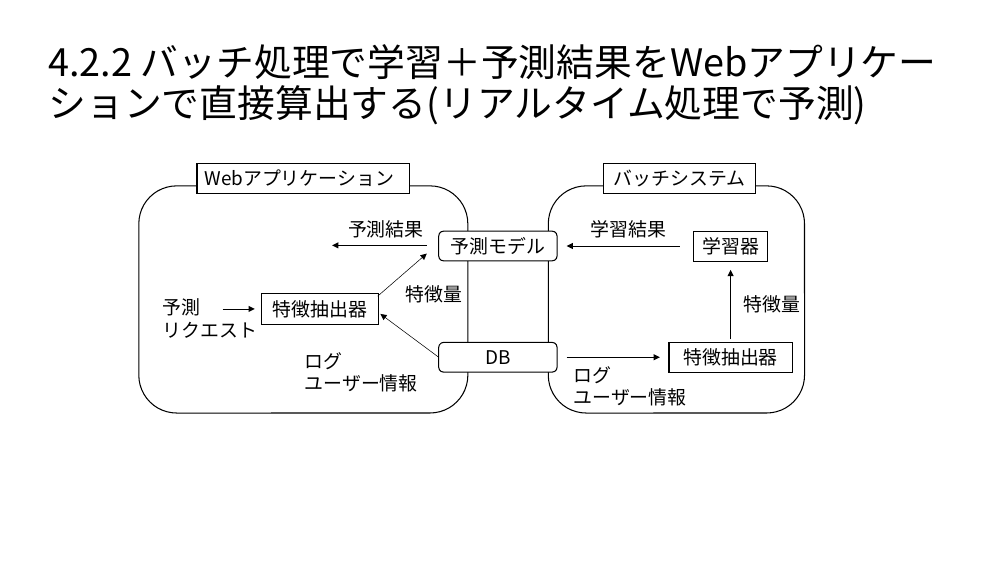
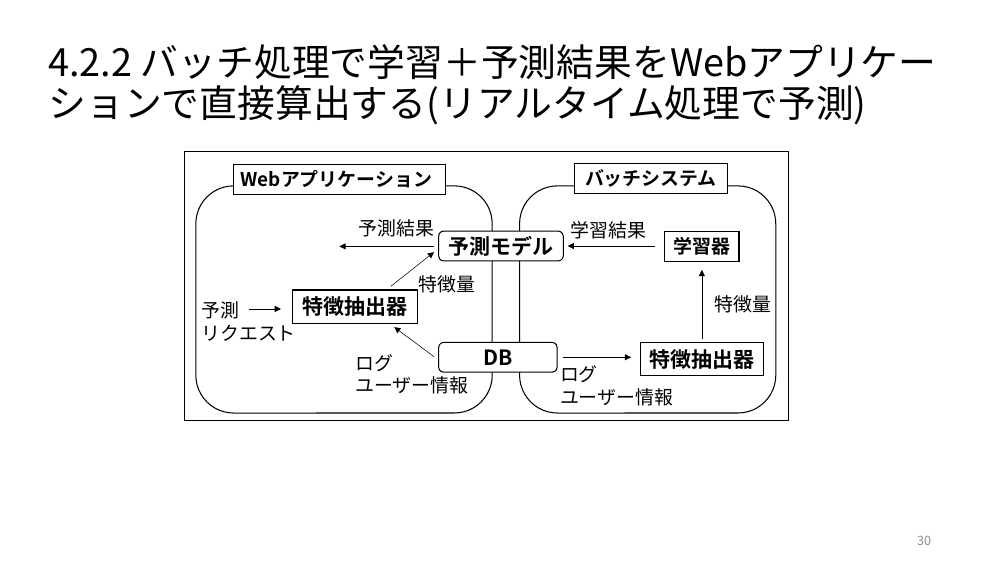
Before and after one commit to ryosuke-ku/Rinko, a slide deck: slide 30 of 仕事ではじめる機械学習第4章.pptx (slide 26 before the commit). Drawn at 1008x567 pixels with LibreOffice and Linux fonts; fonts in the diff are those of the drawing. Boxes give left, top, right and bottom in pixels: in the first picture for what was removed or moved away, otherwise in the second. Text is boxed around its words. In the diff, an @@ line names an element or a change of style, - is before the commit and + after.

Commit message:
add 仕事で始める機械学習第4章を編集しました

```diff
--- a/仕事ではじめる機械学習第4章.pptx
+++ b/仕事ではじめる機械学習第4章.pptx
@@ rectangle added at box(185, 152, 788, 420), fill #FFFFFF, outline #000000 1 pt @@
@@ bold on in 3 elements at box(665, 231, 739, 262), box(575, 163, 727, 194), box(233, 164, 445, 194) @@
@@ rectangle "Webアプリケーション": place and size @@
-rectangle "Webアプリケーション" at box(197, 163, 410, 194)
+rectangle "Webアプリケーション" at box(233, 164, 445, 194)
@@ rounded rectangle: place and size @@
-rounded rectangle at box(139, 186, 468, 413)
+rounded rectangle at box(196, 186, 492, 413)
@@ text "予測結果": place and size @@
-text "予測結果" at box(348, 220, 424, 238)
+text "予測結果" at box(359, 219, 435, 237)
@@ rounded rectangle "予測モデル": place and size @@
-rounded rectangle "予測モデル" at box(439, 231, 557, 261)
+rounded rectangle "予測モデル" at box(439, 231, 563, 261)
@@ text "学習結果": place and size @@
-text "学習結果" at box(590, 220, 666, 238)
+text "学習結果" at box(571, 221, 647, 239)
@@ arrow moved from (427, 246) - (332, 246) to (434, 247) - (340, 247) @@
@@ arrow moved from (378, 296) - (427, 253) to (391, 287) - (434, 253) @@
@@ text "特徴量": place and size @@
-text "特徴量" at box(405, 285, 462, 303)
+text "特徴量" at box(419, 275, 476, 293)
@@ arrow moved from (680, 246) - (566, 246) to (656, 246) - (568, 246) @@
@@ text "予測": place and size @@
-text "予測" at box(163, 298, 257, 338)
+text "予測" at box(201, 301, 295, 341)
@@ size 18 to 20 pt, bold on in 4 elements at box(439, 343, 557, 372), box(439, 231, 563, 261), box(640, 343, 764, 376), box(292, 290, 417, 324) @@
@@ rectangle "特徴抽出器": place and size @@
-rectangle "特徴抽出器" at box(262, 294, 378, 324)
+rectangle "特徴抽出器" at box(292, 290, 417, 324)
@@ 3 rectangles, 1 text, 1 rounded rectangle, 1 arrow: place and size @@
-3 rectangles, 1 text, 1 rounded rectangle, 1 arrow at box(548, 163, 805, 413)
+3 rectangles, 1 text, 1 rounded rectangle, 1 arrow at box(520, 163, 776, 413)
@@ arrow moved from (222, 309) - (255, 309) to (249, 309) - (281, 309) @@
@@ arrow moved from (439, 358) - (380, 314) to (434, 357) - (394, 327) @@
@@ text "ログ": place and size @@
-text "ログ" at box(305, 352, 418, 392)
+text "ログ" at box(355, 354, 468, 394)
@@ text "ログ": place and size @@
-text "ログ" at box(574, 366, 687, 406)
+text "ログ" at box(560, 365, 673, 406)
@@ arrow moved from (566, 358) - (660, 358) to (563, 358) - (631, 358) @@
@@ page number added at box(917, 536, 931, 545), 12 pt, text #8C8C8C @@
+30
```
Also in this commit, not shown: 22 other slides changed, 5 slides added, 1 other file.
